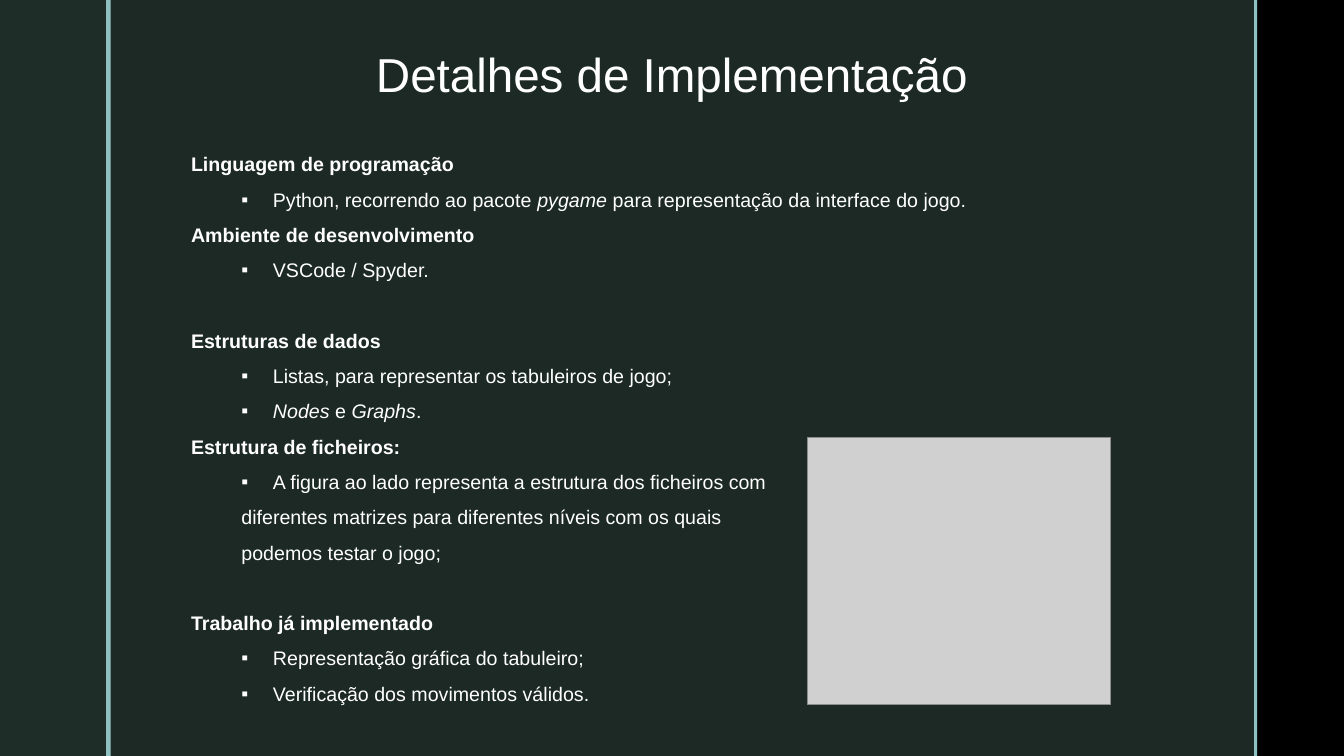
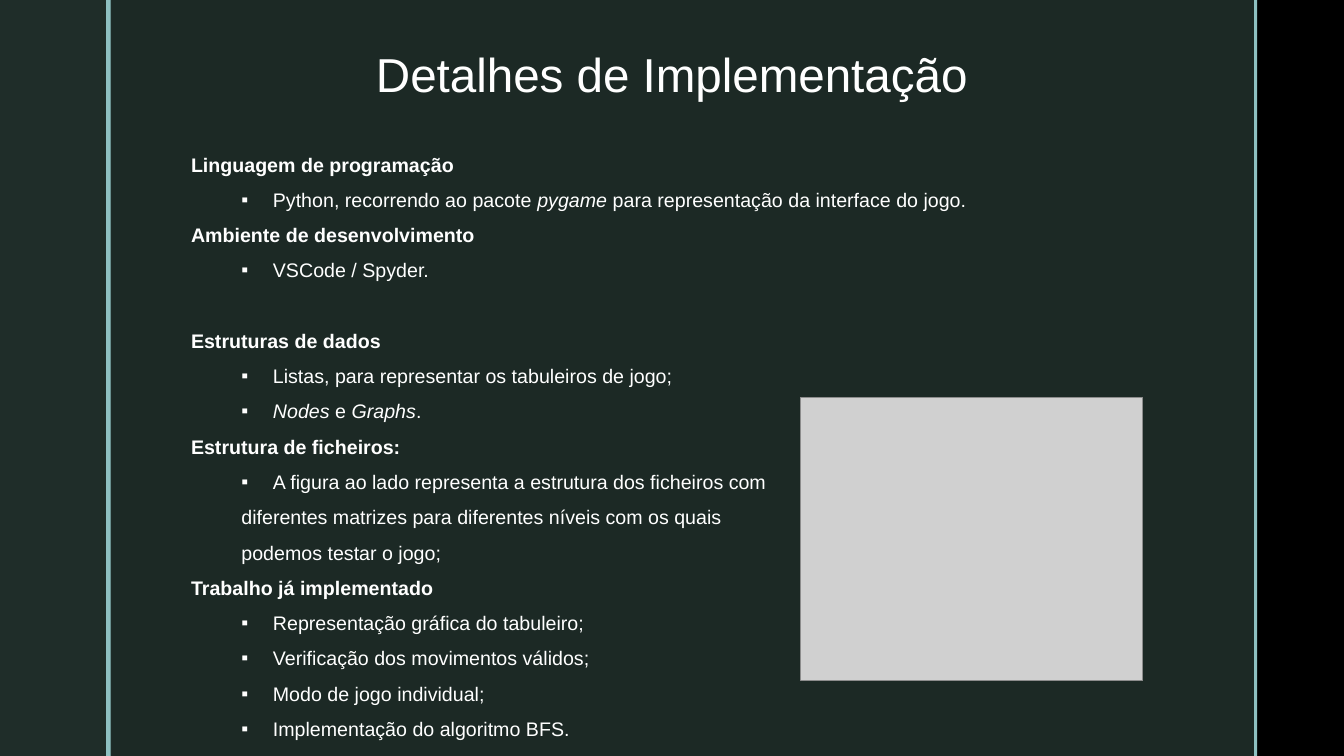
Before and after one commit to pedrovponte/IART-g39, a slide deck: slide 6 of docs/presentation.pptx. Drawn at 1344x756 pixels with LibreOffice and Linux fonts; fonts in the diff are those of the drawing; grey boxes stand for pictures; background and template pictures are left out. Boxes give left, top, right and bottom in pixels: in the first picture for what was removed or moved away, otherwise in the second. Text is boxed around its words. In the diff, an @@ line names an element or a change of style, - is before the commit and + after.

```diff
--- a/docs/presentation.pptx
+++ b/docs/presentation.pptx
@@ picture: place and size @@
-picture at <box>808,438,1111,705</box>
+picture at <box>802,397,1143,681</box>
@@ text at <box>273,650,590,740</box>: text changed @@
-  ▪ Verificação dos movimentos válidos.
+  ▪ Verificação dos movimentos válidos;
+  ▪ Modo de jogo individual;
+  ▪ Implementação do algoritmo BFS.
```
Also in this commit, not shown: 2 other slides changed, 4 other files.
